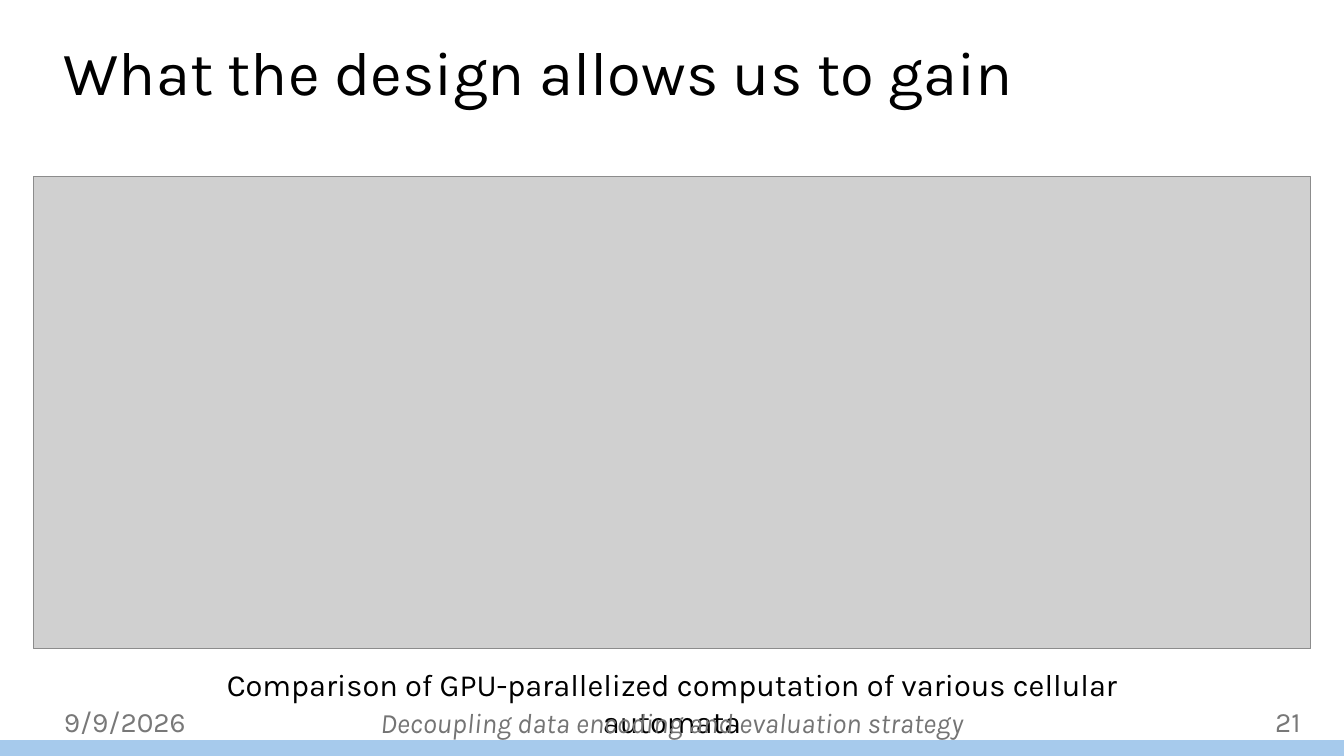
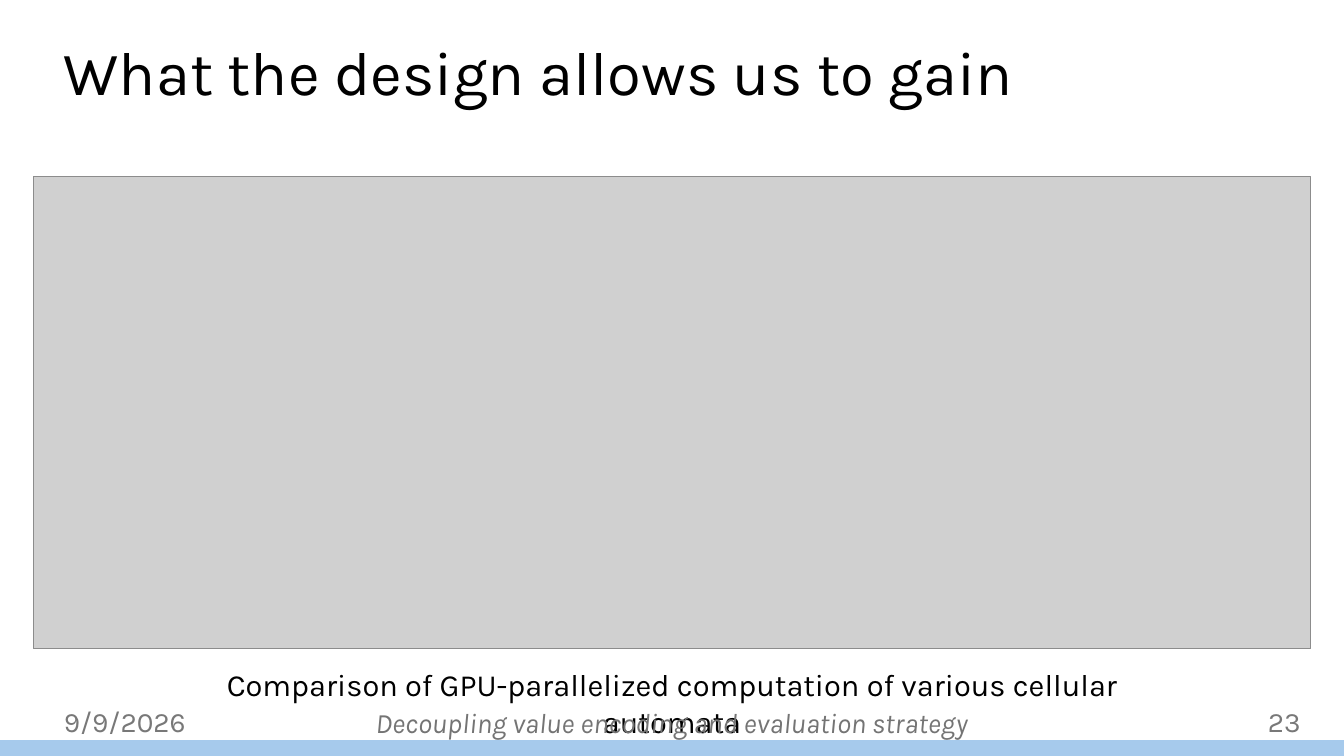
Before and after one commit to jiriklepl/phd-thesis, a slide deck: slide 23 of defense/Optimizing Memory Layouts and Traversal Orders in High-Performance Computing.pptx (slide 21 before the commit). Drawn at 1344x756 pixels with LibreOffice and Linux fonts; fonts in the diff are those of the drawing; grey boxes stand for pictures; background and template pictures are left out. Boxes give left, top, right and bottom in pixels: in the first picture for what was removed or moved away, otherwise in the second. Text is boxed around its words. In the diff, an @@ line names an element or a change of style, - is before the commit and + after.

```diff
--- a/defense/Optimizing Memory Layouts and Traversal Orders in High-Performance Computing.pptx
+++ b/defense/Optimizing Memory Layouts and Traversal Orders in High-Performance Computing.pptx
@@ text at box(376, 714, 968, 741): text changed @@
-Decoupling data encoding and evaluation strategy
+Decoupling value encoding and evaluation strategy
@@ page number at box(1268, 714, 1301, 733): text changed @@
-21
+23
```
Also in this commit, not shown: 21 other slides changed, 2 slides added.
